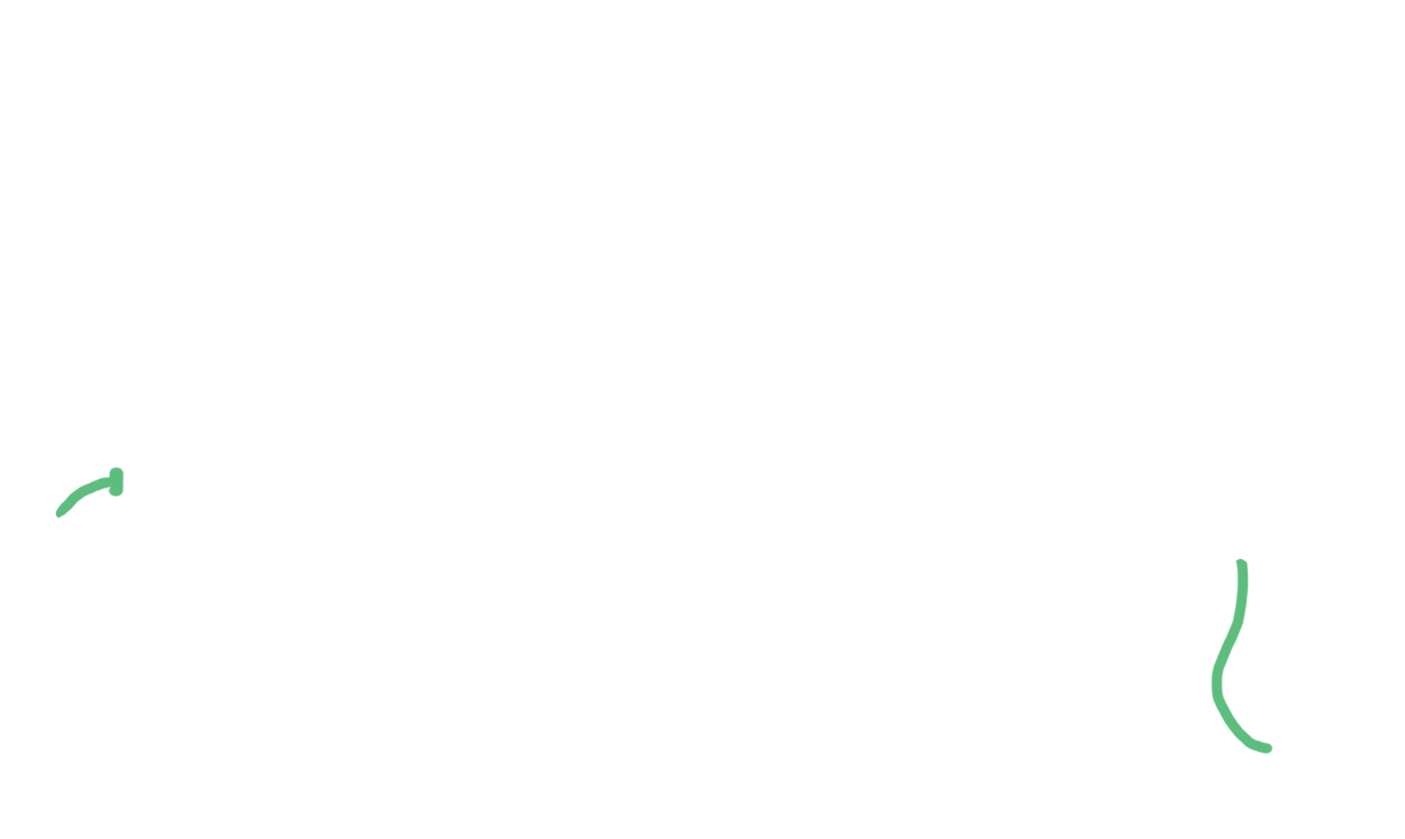
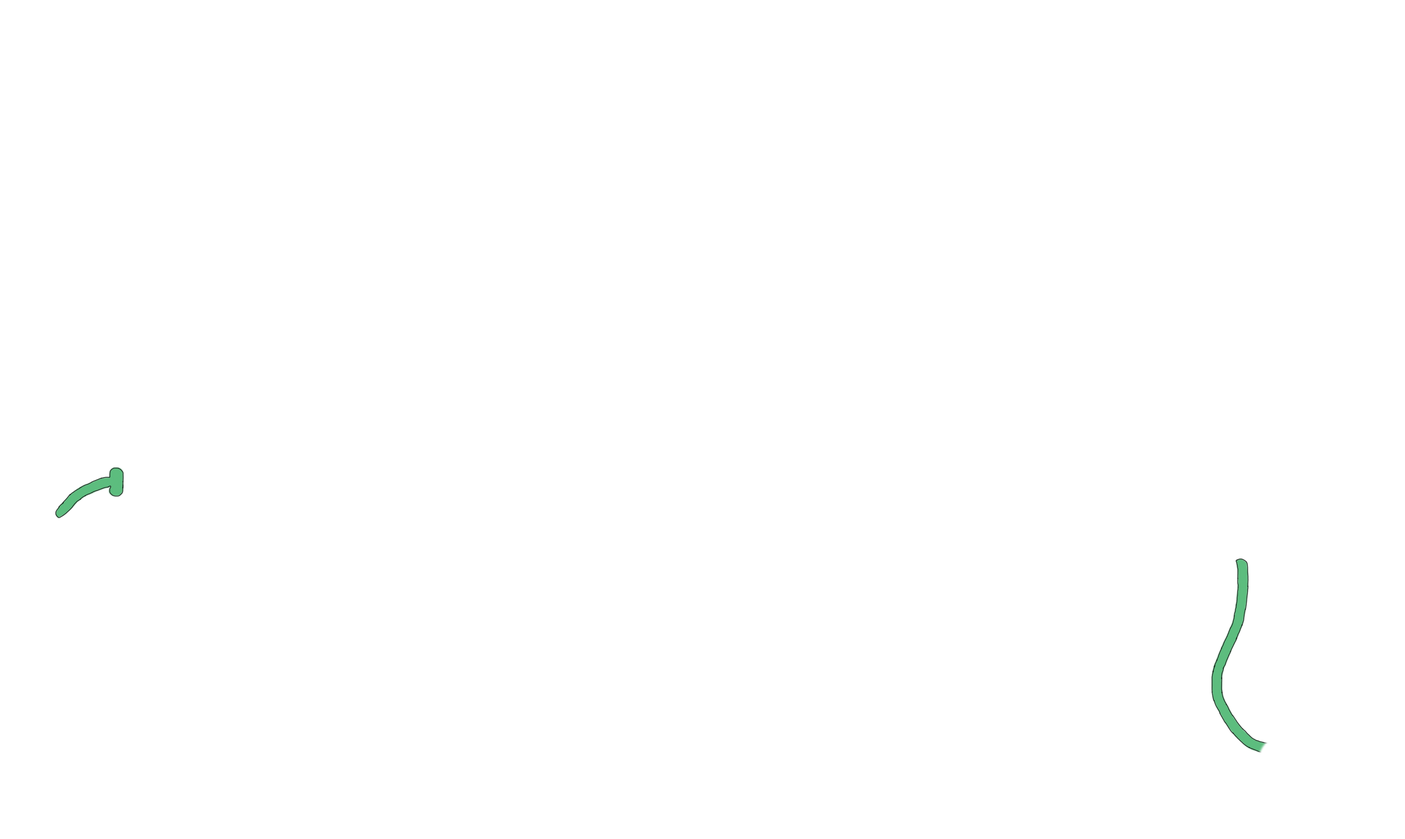
Layered file, before and after one edit (1405x839). Changes by layer:
painted on "Слой 11" over [55, 467, 1274, 755]
